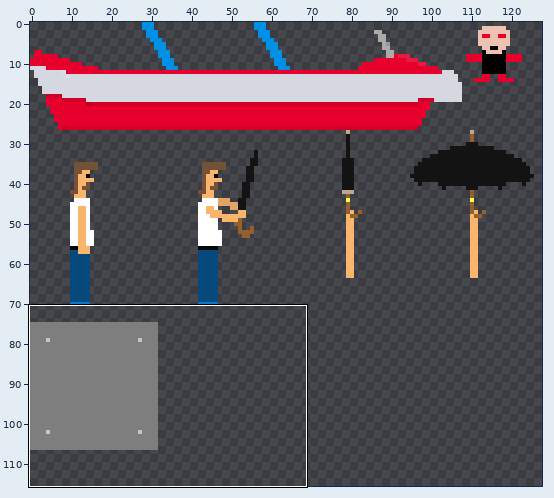
Sprite sheet, stored at resource/tiles_atlas_0.png. Above, an overview of the earlier version with the close-up marked.
Close-up. First the earlier version:
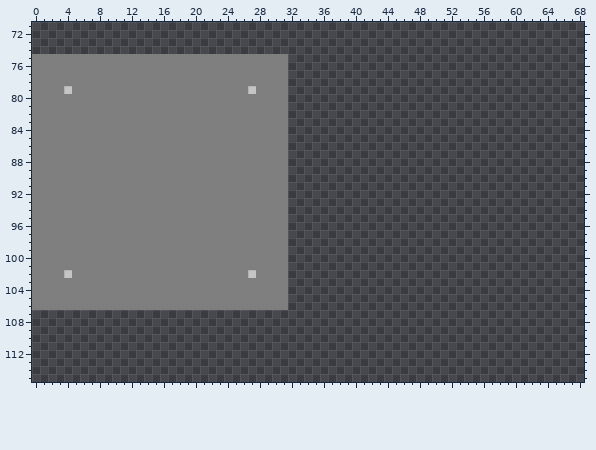
The file is 128x128 pixels. Pixels under 10% opacity are left out. Colours within 5 levels of each other are drawn and written as one. Shown: x 0..68, y 71..115. The wide view leaves out empty margins. The commit also changed other parts of the picture, which this record leaves out.
Now the later version:
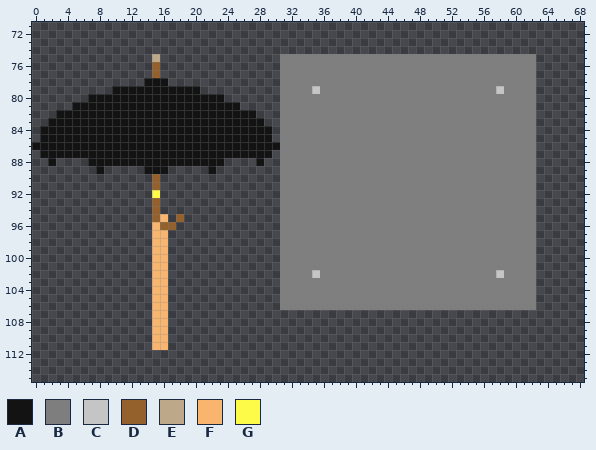
Palette (. is transparent): A #131313  B #7e7e7e  C #c5c5c5  D #94602c  E #bda98a  F #f9b56e  G #fdfb48
Diff:
Colour A replaces colour B in row 78 at x 14 to 16; in row 79 at x 10 to 20; in row 80 at x 7 to 23; in row 81 at x 5 to 25; in row 82 at x 3 to 27; in row 83 at x 2 to 28.
Colour A replaces colour B in rows 84 to 85 at x 1 to 29; in row 86 at x 0 to 30; in row 87 at x 1 to 29; in row 88 at x 2, 7 to 23 and 28; in row 89 at x 8, 14 to 16 and 22.
Colour B is added in rows 75 to 78 at x 32 to 62; in row 79 at x 32 to 34, 36 to 57 and 59 to 62; in rows 80 to 101 at x 32 to 62; in row 102 at x 32 to 34, 36 to 57 and 59 to 62; in rows 103 to 106 at x 32 to 62.
Colour C is added in row 79 at x 35 and 58; in row 102 at x 35 and 58.
Colour D replaces colour B in rows 76 to 77 at x 15; in rows 90 to 91 at x 15; in rows 93 to 94 at x 15; in row 95 at x 15 and 18; in row 96 at x 16 to 17.
Colour E replaces colour B in row 75 at x 15.
Colour F is added in rows 107 to 111 at x 15 to 16.
Colour F replaces colour B in row 95 at x 16; in row 96 at x 15; in rows 97 to 106 at x 15 to 16.
Colour G replaces colour B in row 92 at x 15.
The edit erases colour B in rows 75 to 77 at x 0 to 14 and 16 to 30; in row 78 at x 0 to 13 and 17 to 30; in row 79 at x 0 to 3, 5 to 9, 21 to 26 and 28 to 30; in row 80 at x 0 to 6 and 24 to 30; in row 81 at x 0 to 4 and 26 to 30; in row 82 at x 0 to 2 and 28 to 30.
The edit erases colour B in row 83 at x 0 to 1 and 29 to 30; in rows 84 to 85 at x 0 and 30; in row 87 at x 0 and 30; in row 88 at x 0 to 1, 3 to 6, 24 to 27 and 29 to 30; in row 89 at x 0 to 7, 9 to 13, 17 to 21 and 23 to 30; in rows 90 to 94 at x 0 to 14 and 16 to 30.
The edit erases colour B in row 95 at x 0 to 14, 17 and 19 to 30; in row 96 at x 0 to 14 and 18 to 30; in rows 97 to 101 at x 0 to 14 and 17 to 30; in row 102 at x 0 to 3, 5 to 14, 17 to 26 and 28 to 30; in rows 103 to 106 at x 0 to 14 and 17 to 30.
The edit erases colour C in row 79 at x 4 and 27; in row 102 at x 4 and 27.
Changed places in both close-ups, as pixel boxes (x1, y1, x2, y2):
changed: (32, 54, 536, 350)
